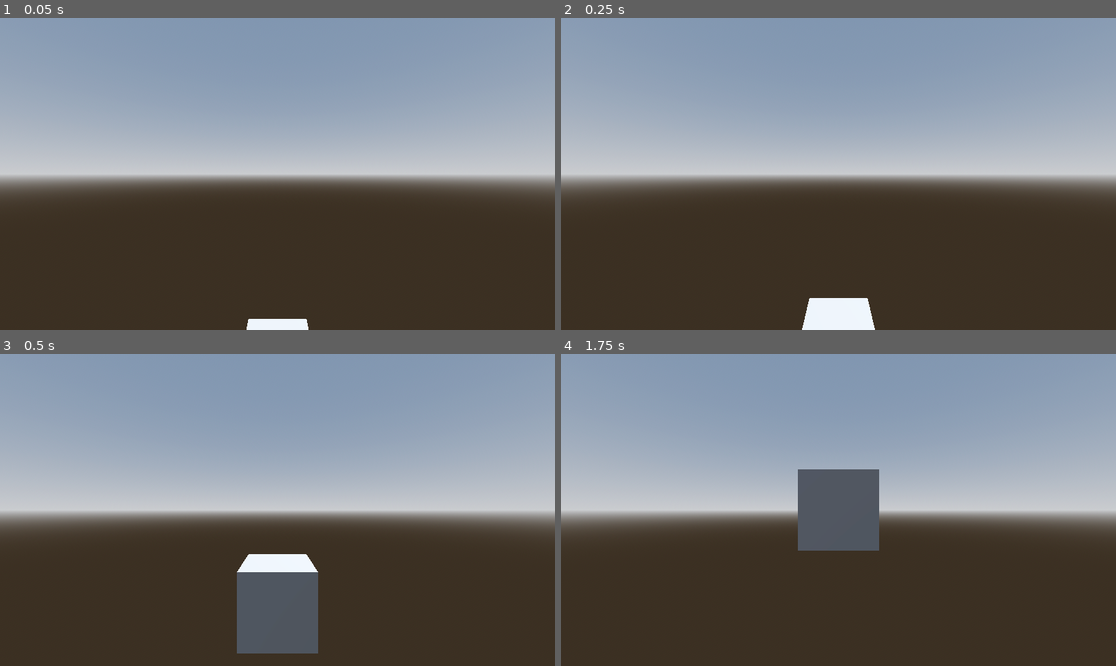
Above: before the commit, frames 1-4 (two rows, left to right).
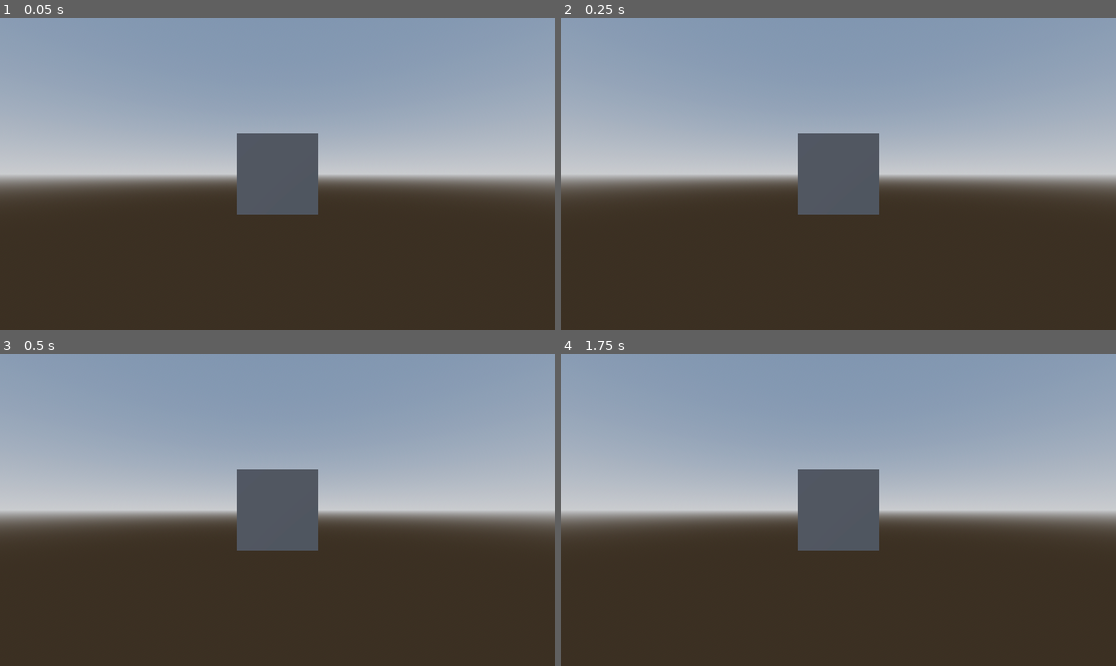
Above: after the commit, the same moments.

Repository: GibberishDev/GodSource
Game: Godot game, scene res://debug_scene_delete_later.tscn
Same seed, same stepped clock (60 frames per second), same inputs: the game is played once before the commit and once after it. This scene is started directly instead of the project's main scene.
Inputs (mouse positions are in pixels of both pictures, inside the frame that each line leads up to):
- Up to frame 1 (0.05 s): no input
- Up to frame 2 (0.25 s): no input
- Up to frame 3 (0.5 s): no input
- Up to frame 4 (1.75 s): tap Enter at 0.5 s; move the mouse to (960, 494) at 0.52 s; tap T at 0.6 s; click (960, 494) at 0.67 s; tap Space at 1.25 s; move the mouse to (727, 525) at 1.27 s; hold S from 1.28 s (still down); tap Y at 1.35 s

The runs differ from the first frame. In frame 1, 4.1% of the frame differs, in the area x 42-58%, y 36-100%; in frame 2, 4.9%; in frame 3, 8.2%, in the area x 42-58%, y 36-96%; in frame 4, nothing differs.

Commit message:
refactor unstuck to be run every physics frame in vain with Source engine

Diff:
--- a/debug_scene_delete_later.tscn
+++ b/debug_scene_delete_later.tscn
@@ -24,7 +24,7 @@
 [node name="Node3D" type="Node3D"]
 
 [node name="gs_player" parent="." instance=ExtResource("1_0qie4")]
-transform = Transform3D(1, 0, 0, 0, 1, 0, 0, 0, 1, 0, 3, 3)
+transform = Transform3D(1, 0, 0, 0, 1, 0, 0, 0, 1, 0, -0.114, 3)
 
 [node name="WorldEnvironment" type="WorldEnvironment" parent="."]
 environment = SubResource("Environment_gbv3d")
@@ -46,5 +46,3 @@
 
 [node name="MeshInstance3D" type="MeshInstance3D" parent="box"]
 mesh = SubResource("BoxMesh_nwtsw")
-
-[editable path="gs_player"]
--- a/lib/classes/gs_player.gd
+++ b/lib/classes/gs_player.gd
@@ -2,7 +2,9 @@
 extends CharacterBody3D
 
 @export
-var upward_velocity_threshhold : float = 4.7625 #250 hammer units a second
+var upward_velocity_threshhold : float = 250 * 1.905 / 100
+@export
+var maximum_velocity_cap : float = 3500 * 1.905 / 100 #TODO: move maximum velocity to server settings
 
 var gravity_multiplier : float = 1.0
 
@@ -13,6 +15,7 @@
 
 var unstuck_offsets_table : PackedVector3Array = []
 var unstuck_offsets_table_id : int = 0
+var unstuck_check_timer : Timer
 
 enum MOVEMENT_TYPE {
 	AIRBORNE,
@@ -21,29 +24,23 @@
 	NOCLIP,
 }
 
-
 #region nodde references
-
 @onready
 var stuck_check_collider : ShapeCast3D = get_node("stuck_check_collider")
-
 #endregion
 
-var first_frame : bool = true
 func _ready() -> void:
 	unstuck_offsets_table = gen_unstuck_offsets_table()
 
 func _physics_process(delta: float) -> void:
 	process_movement(delta)
-	pass
 
 func process_movement(delta: float) -> void:
 	#step 1: check if stuck and try to unstuck and move to step 14
 	stuck_check_collider.force_shapecast_update()
 	if stuck_check_collider.is_colliding():
-		is_stuck = try_unstuck()
-		print(is_stuck)
-	else: #
+		try_unstuck()
+	else:
 		#step 2: check vertical velocity. Become airborne
 		if velocity.y >= upward_velocity_threshhold:
 			is_airborne = true
@@ -52,8 +49,8 @@
 		velocity.y -= (ProjectSettings.get_setting("physics/3d/default_gravity") * gravity_multiplier) / ProjectSettings.get_setting("physics/common/physics_ticks_per_second", 66) / 2.0
 		#step 5: handle jumping
 		#step 6: cap velocity
-		if velocity.length() > 66.675:
-			velocity = velocity.normalized() * 66.675 #TODO: move maximum velocity to server settings
+		if velocity.length() > maximum_velocity_cap:
+			velocity = velocity.normalized() * maximum_velocity_cap
 		#step 7: if not airborne apply friction and 0 out vertical velocity
 		if !is_airborne:
 			velocity.y = 0.0
@@ -72,53 +69,54 @@
 		if !is_airborne:
 			velocity.y = 0.0
 		#step 13:
-		if velocity.length() > 66.675:
-			velocity = velocity.normalized() * 66.675 #TODO: move maximum velocity to server settings
+		if velocity.length() > maximum_velocity_cap:
+			velocity = velocity.normalized() * maximum_velocity_cap
 	#step 14: check triggers to activate
-	#step 15:
+	#step 15: adjust collision hull
 		#change_collision_hull_size()
-	#step 16:
+	#step 16: process projectiles
 		#process_projectiles()
-		first_frame = false
-	pass
 
-#valve unstuck algorythm goes through fixed list of player nudges. Some stuck bugs in TF2 are cause of this.
-#if this table outputed minimum value of y is -0.125 hammer units. and thats it.
-#Source does not try to nudge player more that in downwards direction.
+
+#region unstuck algorythm
+#---
+#Valve unstuck algorythm goes through fixed list of player nudges. Some stuck bugs in TF2 are caused by this.
+#If this table outputed minimum value of y is -0.125 hammer units. And thats it.
+#Source engine does not try to nudge player more that in downwards direction.
 #For more human frienly explanation check out Shounic video here: https://www.youtube.com/watch?v=PEhY4vE6krE
+#--- GibbDev 12AUG2028
 
 func gen_unstuck_offsets_table() -> PackedVector3Array:
-
+	var x: float
+	var y: float
+	var z: float
 	var table : PackedVector3Array = []
-	#Little Moves
-	var little_move : float = 0.125
-	var y : float = -little_move
-	while y <= little_move:
+	#Little Moves --- Valve
+	y = -0.125
+	while y <= 0.125:
 		table.append(Vector3(0,y,0))
-		y += little_move
-	var x : float = -little_move
-	while x <= little_move:
+		y += 0.125
+	x = -0.125
+	while x <= 0.125:
 		table.append(Vector3(x,0,0))
-		x += little_move
-	var z : float = -little_move
-	while z <= little_move:
+		x += 0.125
+	z = -0.125
+	while z <= 0.125:
 		table.append(Vector3(0,0,z))
-		z += little_move
-	#Remaining multi axis nudges.
-	y = -little_move
-	while y <= little_move:
-		x = -little_move
-		while x <= little_move:
-			z = -little_move
-			while z <= little_move:
+		z += 0.125
+	#Remaining multi axis nudges. --- Valve
+	y = -0.125
+	while y <= 0.125:
+		x = -0.125
+		while x <= 0.125:
+			z = -0.125
+			while z <= 0.125:
 				table.append(Vector3(x, y, z))
 				z += 0.25
 			x += 0.25
 		y += 0.25
-
-	# Big Moves.
+	# Big Moves. --- Valve
 	var yi : PackedFloat32Array = [0.0, 1.0, 6.0]
-
 	for i : float in yi:
 		y = i
 		table.append(Vector3(0, y, 0))
@@ -130,7 +128,6 @@
 	while z <= 2.0:
 		table.append(Vector3(0, 0, z))
 		z += 2.0
-
 	for i : float in yi:
 		y = i
 		x = -2.0
@@ -140,29 +137,33 @@
 				table.append(Vector3(x, y, z))
 				z += 2.0
 			x += 2.0
-
-	#convert hammer units to meters:
+	#convert hammer units to meters: --- GibbDev
 	for i : int in range(table.size()):
 		table[i] *= 1.905 / 100
-
 	return table
 
+#pull offset off the unstuck table using player offset
 func get_unstuck_offset() -> Vector3:
 	var unstuck_offset : Vector3 = unstuck_offsets_table[unstuck_offsets_table_id % 53]
 	unstuck_offsets_table_id += 1
 	return unstuck_offset
 
-func reset_unstuck_offsets_table_id() -> void:
+#iterate through unstuck offsets table and move player in first empty space
+#HACK:	Iterates every physics frame. If it becomes a problem with physics perfomance switch to iterating at intervals.
+#		Valve decided to iterate no sooner than 0.05 seconds from last iteration. Roughly every 4 physics frames at 66 pfps
+func try_unstuck() -> void:
+	var unstuck_offset : Vector3
+	for i: int in range(53):
+		unstuck_offset = get_unstuck_offset()
+		stuck_check_collider.position = unstuck_offset
+		stuck_check_collider.force_shapecast_update()
+		if !stuck_check_collider.is_colliding():
+			global_position += unstuck_offset
+			is_stuck = true
+			break
 	unstuck_offsets_table_id = 0
+	is_stuck = false
+	stuck_check_collider.position = Vector3.ZERO
 
-func try_unstuck() -> bool:
-	var unstuck_offset : Vector3 = get_unstuck_offset()
-	stuck_check_collider.position = unstuck_offset
-	stuck_check_collider.force_shapecast_update()
-	if stuck_check_collider.is_colliding():
-		stuck_check_collider.position = Vector3.ZERO
-		return false
-	stuck_check_collider.position = Vector3.ZERO
-	global_position += unstuck_offset
-	reset_unstuck_offsets_table_id()
-	return true
+
+#endregion
--- a/project.godot
+++ b/project.godot
@@ -19,12 +19,12 @@
 [autoload]
 
 Console="*res://lib/classes/console.gd"
+Register="res://src/register_scripts/commands_registerer.gd"
 NetworkTime="*res://addons/netfox/network-time.gd"
 NetworkTimeSynchronizer="*res://addons/netfox/network-time-synchronizer.gd"
 NetworkRollback="*res://addons/netfox/rollback/network-rollback.gd"
 NetworkEvents="*res://addons/netfox/network-events.gd"
 NetworkPerformance="*res://addons/netfox/network-performance.gd"
-Register="res://src/register_scripts/commands_registerer.gd"
 
 [debug]
 
@@ -78,7 +78,7 @@
 [netfox]
 
 logging/log_level=5
-logging/netfox_log_level=5
+time/tickrate=66
 
 [physics]
 
